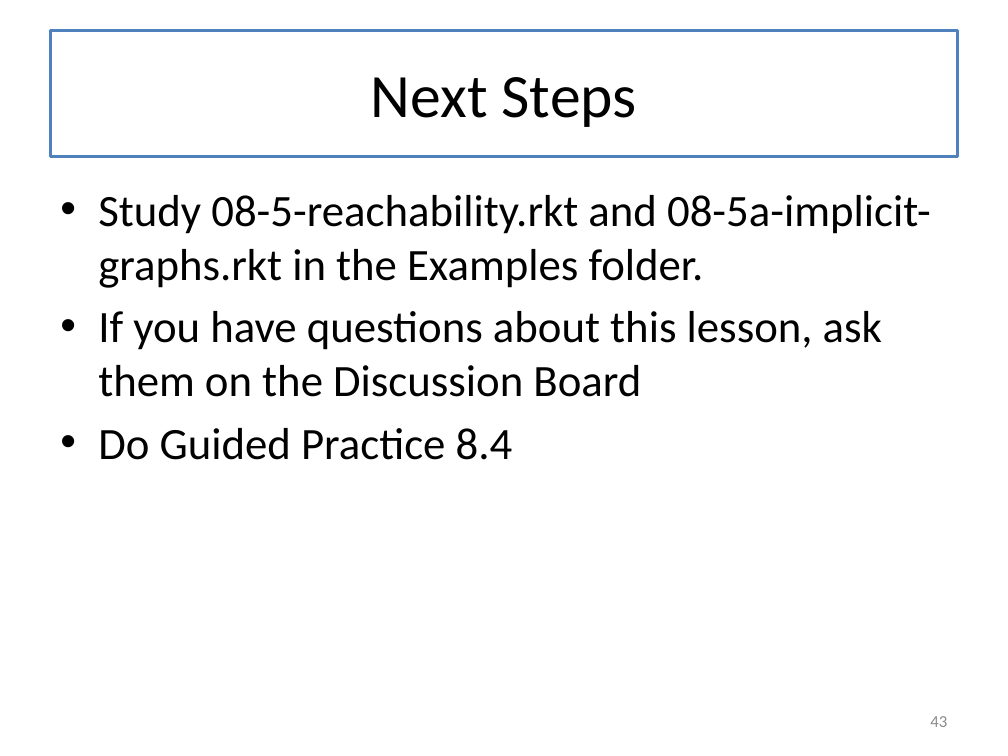
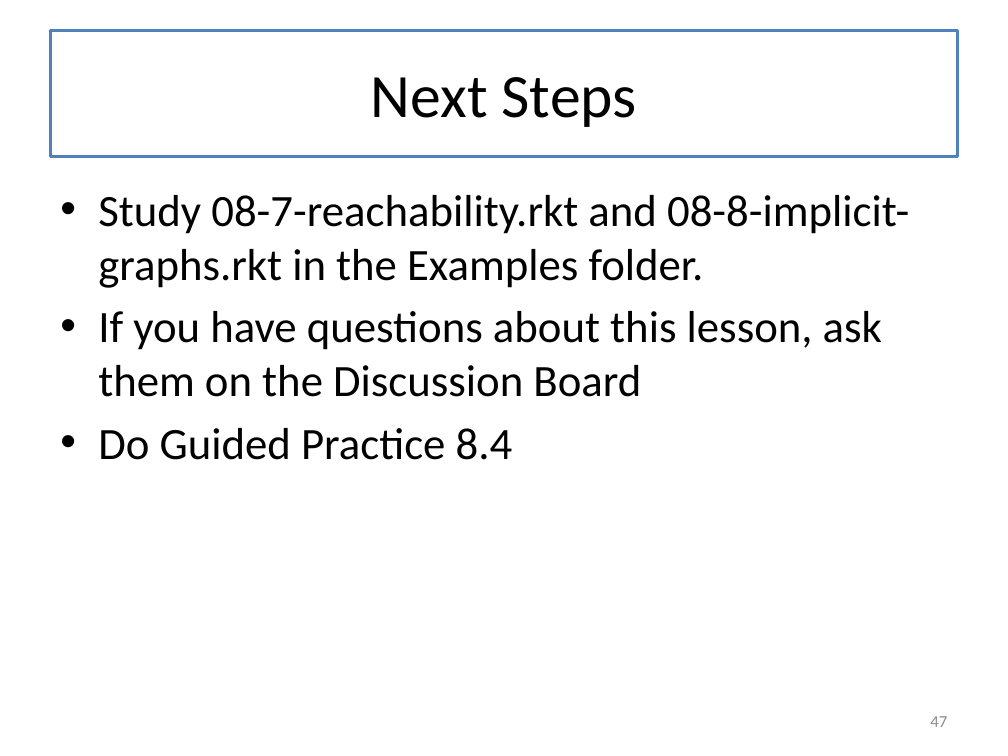
Before and after one commit to mwand/cs5010f16, a slide deck: slide 47 of Slides/Lesson 8.5 Searching in a Graph.pptx (slide 43 before the commit). Drawn at 1008x756 pixels with LibreOffice and Linux fonts; fonts in the diff are those of the drawing. Boxes give left, top, right and bottom in pixels: in the first picture for what was removed or moved away, otherwise in the second. Text is boxed around its words. In the diff, an @@ line names an element or a change of style, - is before the commit and + after.

```diff
--- a/Slides/Lesson 8.5 Searching in a Graph.pptx
+++ b/Slides/Lesson 8.5 Searching in a Graph.pptx
@@ text at <box>98,195,909,288</box>: text changed @@
-• Study 08-5-reachability.rkt and 08-5a-implicit-graphs.rkt in the Examples folder.
+• Study 08-7-reachability.rkt and 08-8-implicit-graphs.rkt in the Examples folder.
@@ page number at <box>930,716,947,727</box>: text changed @@
-43
+47
```
Also in this commit, not shown: 11 other slides changed, 5 slides added, 1 slide removed, 7 other files.
